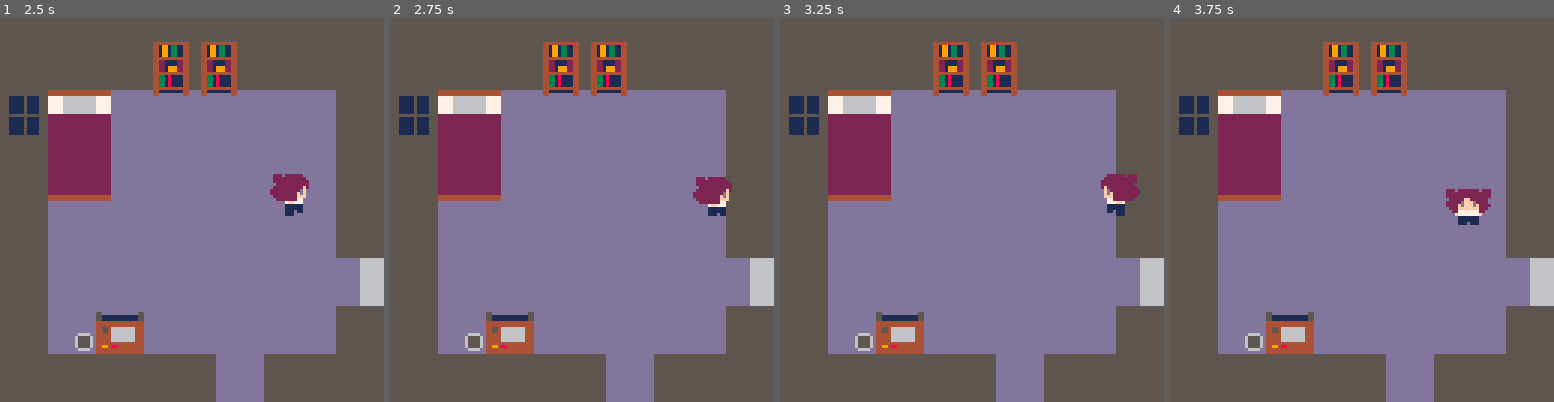
Above: before the commit, frames 1-4 (left to right).
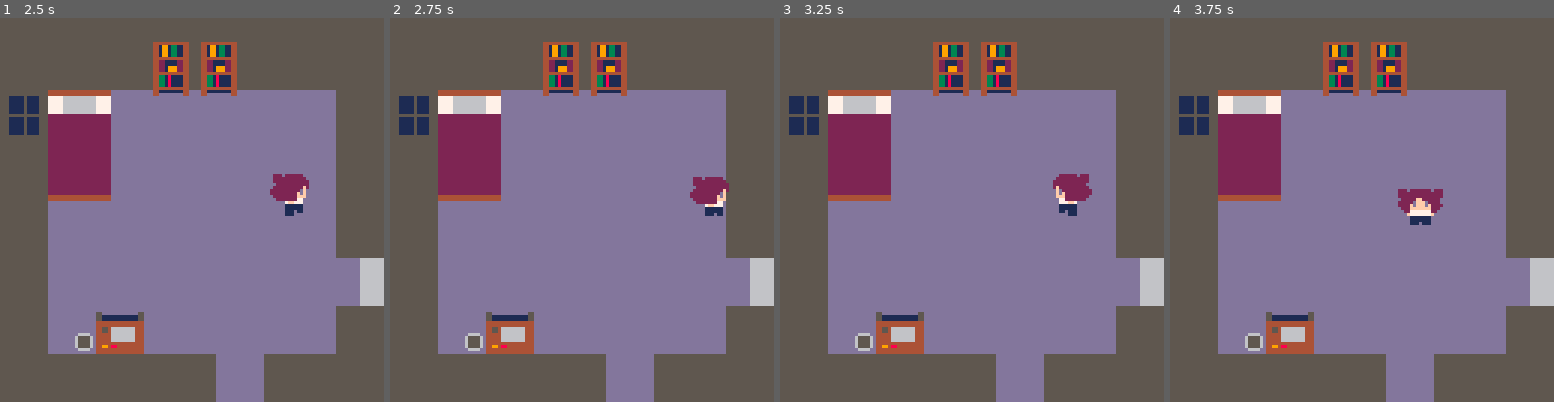
Above: after the commit, the same moments.

Repository: unyielding-snow/Texas-Game-Jam-2026
Game: PICO-8 cartridge main_scene.p8
The game is run twice, just before and just after one commit, with the same random seed, the same clock (stepped at 60 frames per second) and the same inputs.
Inputs:
- Up to frame 1 (2.5 s): tap O (Z key) at 0.7, 1.7, 2.1 s; hold Right 1.6-2.1 s; hold Up 2.15-2.42 s; hold Right from 2.47 s (still down)
- Up to frame 2 (2.75 s): keep holding Right; tap O (Z key) at 2.5 s
- Up to frame 3 (3.25 s): tap O (Z key) at 2.9 s; release Right at 3.03 s; hold Left from 3.08 s (still down)
- Up to frame 4 (3.75 s): tap O (Z key) at 3.3, 3.7 s; release Left at 3.58 s; hold Down from 3.63 s (still down)

Frame 1 is identical in both runs. In frame 2, 0.3% of the frame differs, in the area x 78-90%, y 41-52%; in frame 3, 1.5%; in frame 4, 1.6%, in the area x 59-84%, y 44-54%.

Commit message:
fixed the wall

Diff:
--- a/main_scene.p8
+++ b/main_scene.p8
@@ -111,6 +111,8 @@
 	spr(frame[2], player.x*8 + 8, player.y*8)
 	spr(frame[3], player.x*8, player.y*8 + 8)
 	spr(frame[4], player.x*8 + 8, player.y*8 + 8)
+
+	camera()
 	dtb_draw()
 end
 
@@ -119,8 +121,8 @@
 	local is_solid = false
 	local is_interactive = false
 	local interactive_tile_id = nil
-  for i = x*8, x*8 + w - 1, 8 do
-    for j = y*8, y*8 + h - 1, 8 do
+  for i = x*8, x*8 + w - 1, 6 do
+    for j = y*8, y*8 + h - 1, 6 do
       local tile_x = flr(i / 8)
       local tile_y = flr(j / 8)
       local tile_id = mget(tile_x, tile_y)
@@ -144,7 +146,7 @@
 end
 
 function get_interactive_message(tile_id)
-	if tile_id == 20 then
+	if tile_id == 20 then --
 		return "it's a cozy bed... 🐱"
 	elseif tile_id == 18 then
 		return "the bookshelf contains a message hehe 😐."
@@ -286,7 +288,7 @@
 00000000000000000000000000000000000000000000000000000000000000000000000000000000000000000000000000000000000000000000000000000000
 00000000000000000000000000000000a0a0a0a0a0a0a0a0202020a0a0a0a0a0a0a0a0a0a0202020a0a0a0a0a0a0a0a0a0a0a0a020202020a0a0a0a0a0a0a0a0
 __gff__
-0000000101010000000000000000000000000100010303030300000000000000000103030103000303000000000000000001010100000000000000000000000000000000000000000000000000000000000000000000000000000000000000000000000000000000000000000000000000000000000000000000000000000000
+0000010101010000010100000000000000000100010303030301000000000000000103030103000303010000000000000001010100000000000000000000000000000000000000000000000000000000000000000000000000000000000000000000000000000000000000000000000000000000000000000000000000000000
 0000000000000000000000000000000000000000000000000000000000000000000000000000000000000000000000000000000000000000000000000000000000000000000000000000000000000000000000000000000000000000000000000000000000000000000000000000000000000000000000000000000000000000
 __map__
 00000000000000000000000000000000000000000a0a0a0a0a0a000000000000000a0a0a0a0202020202020a0a0a0a0a0a0a0a0a02020a02020a0a0a0a0a0a0a00000000000000000000000000000000000000000000000000000000000000000000000000000000000000000000000000000000000000000000000000000000
